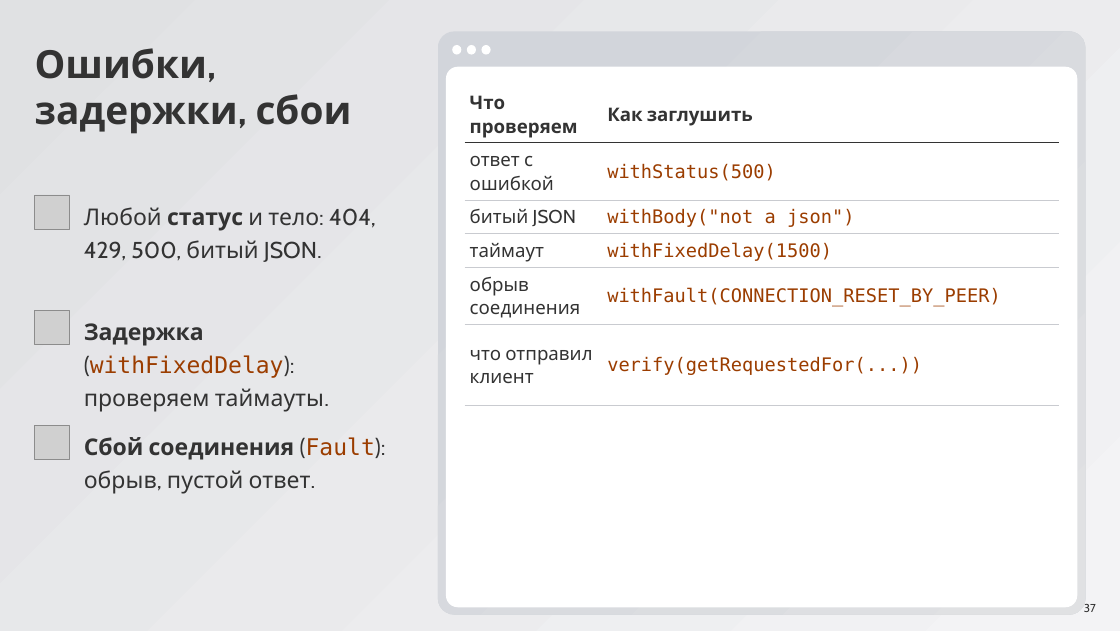
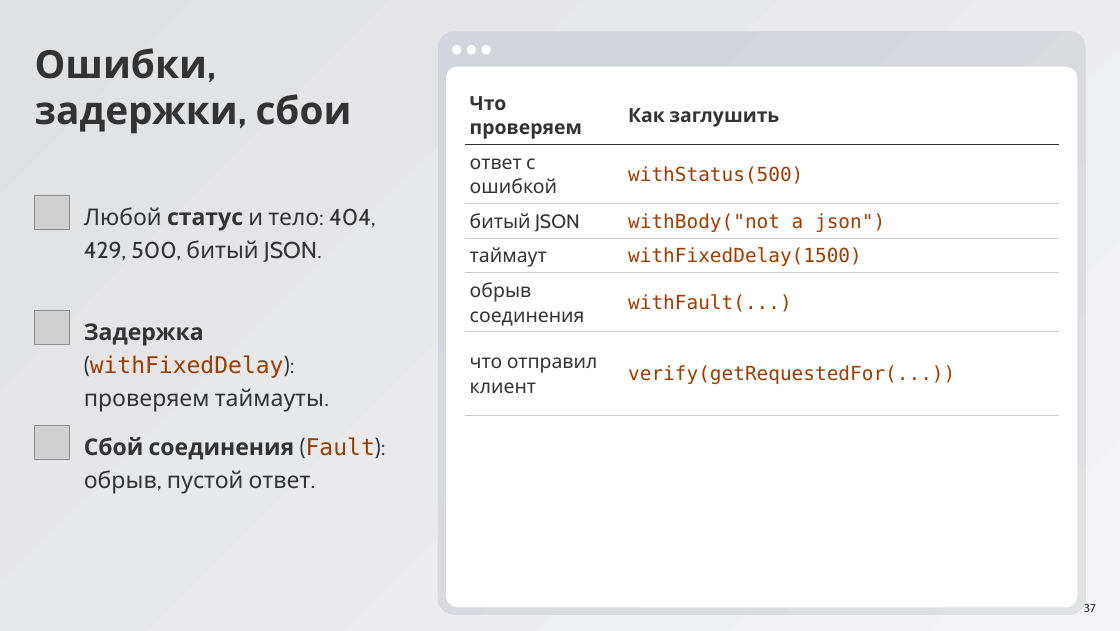
Before and after one commit to ArthurAipov/market-pulse-innopolis, a slide deck: slide 37 of advanced/docs/seminar8/Семинар 8.pptx. Drawn at 1120x631 pixels with LibreOffice and Linux fonts; fonts in the diff are those of the drawing; grey boxes stand for pictures. Boxes give left, top, right and bottom in pixels: in the first picture for what was removed or moved away, otherwise in the second. Text is boxed around its words. In the diff, an @@ line names an element or a change of style, - is before the commit and + after.

```diff
--- a/advanced/docs/seminar8/Семинар 8.pptx
+++ b/advanced/docs/seminar8/Семинар 8.pptx
@@ table at (x1=465, y1=85, x2=1058, y2=415) @@
-row 5, column 2: withFault(CONNECTION_RESET_BY_PEER)
+row 5, column 2: withFault(...)
@@ size 26 to 27 pt @@
```
Also in this commit, not shown: 30 other slides changed.
